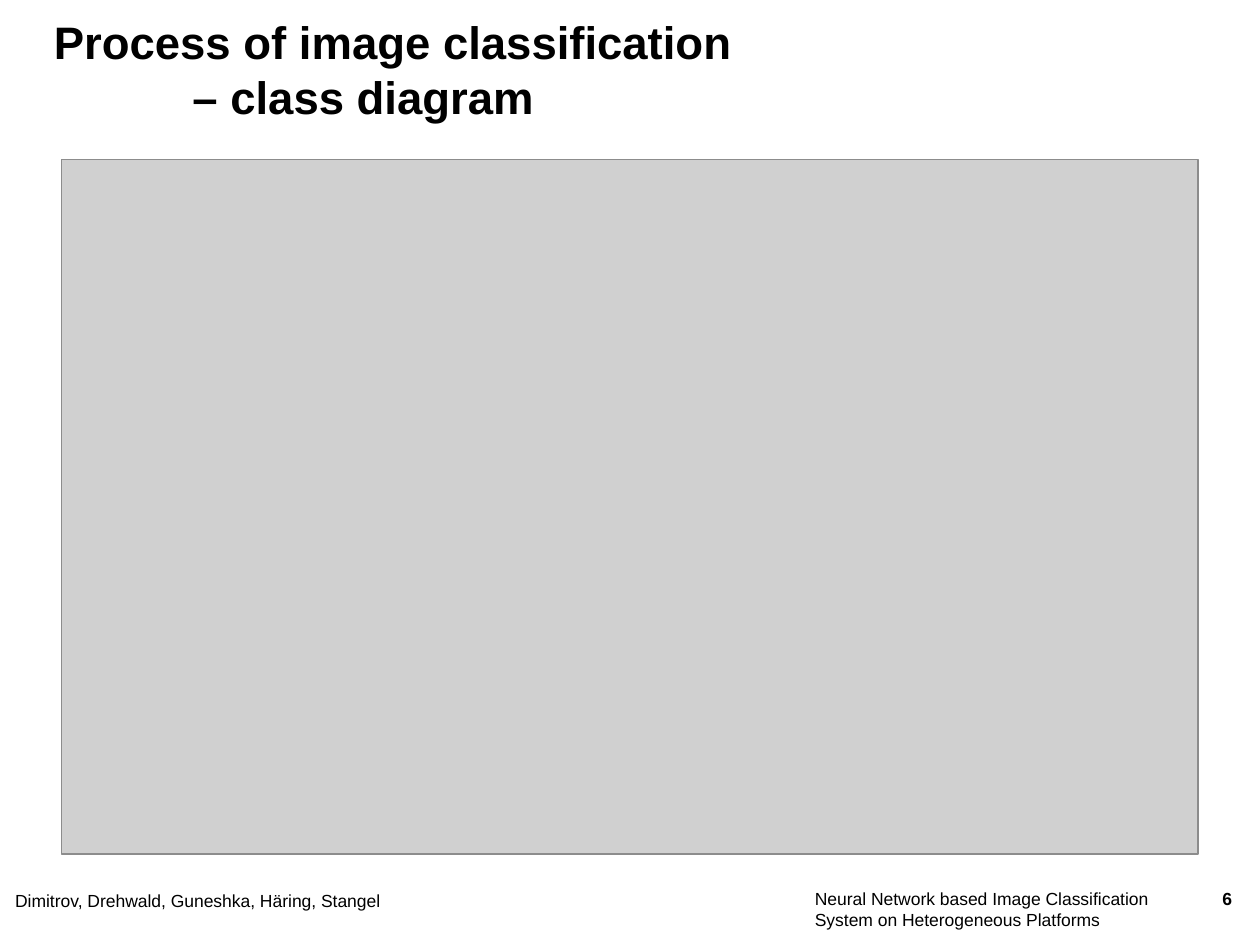
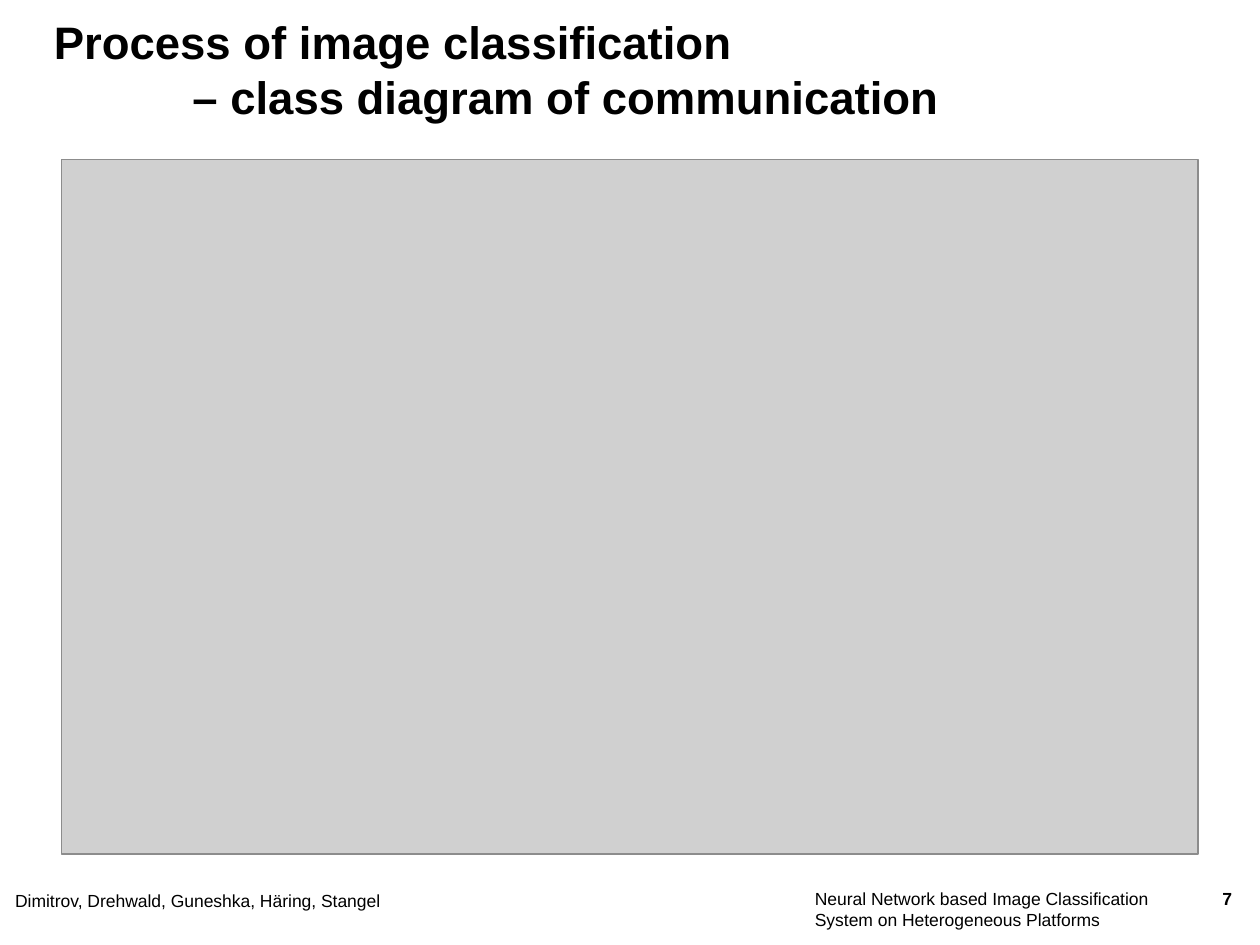
Before and after one commit to JohannesHaering/PSE, a slide deck: slide 7 of DesignPhase/colloqium_design.pptx (slide 6 before the commit). Drawn at 1260x945 pixels with LibreOffice and Linux fonts; fonts in the diff are those of the drawing; grey boxes stand for pictures; background and template pictures are left out. Boxes give left, top, right and bottom in pixels: in the first picture for what was removed or moved away, otherwise in the second. Text is boxed around its words. In the diff, an @@ line names an element or a change of style, - is before the commit and + after.

Commit message:
Presentation+

```diff
--- a/DesignPhase/colloqium_design.pptx
+++ b/DesignPhase/colloqium_design.pptx
@@ title at [54, 26, 938, 123]: text changed @@
-Process of image classification
-– class diagram
+Process of image classification
+– class diagram of communication
@@ page number at [1222, 893, 1232, 905]: text changed @@
-6
+7
```
Also in this commit, not shown: 1 other slide changed.
